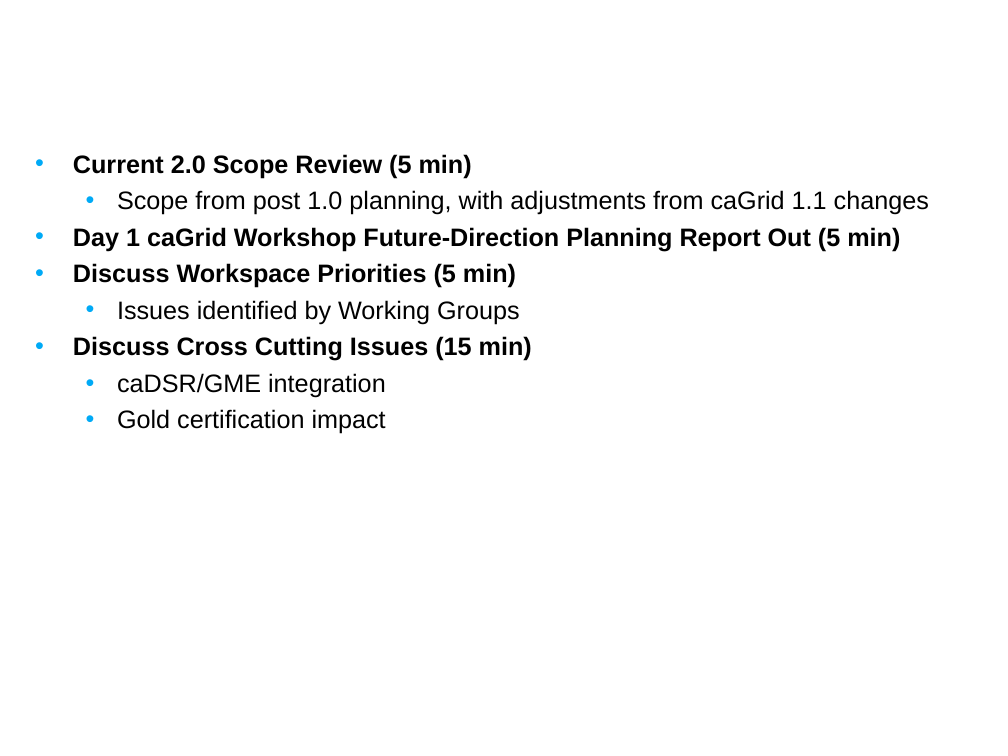
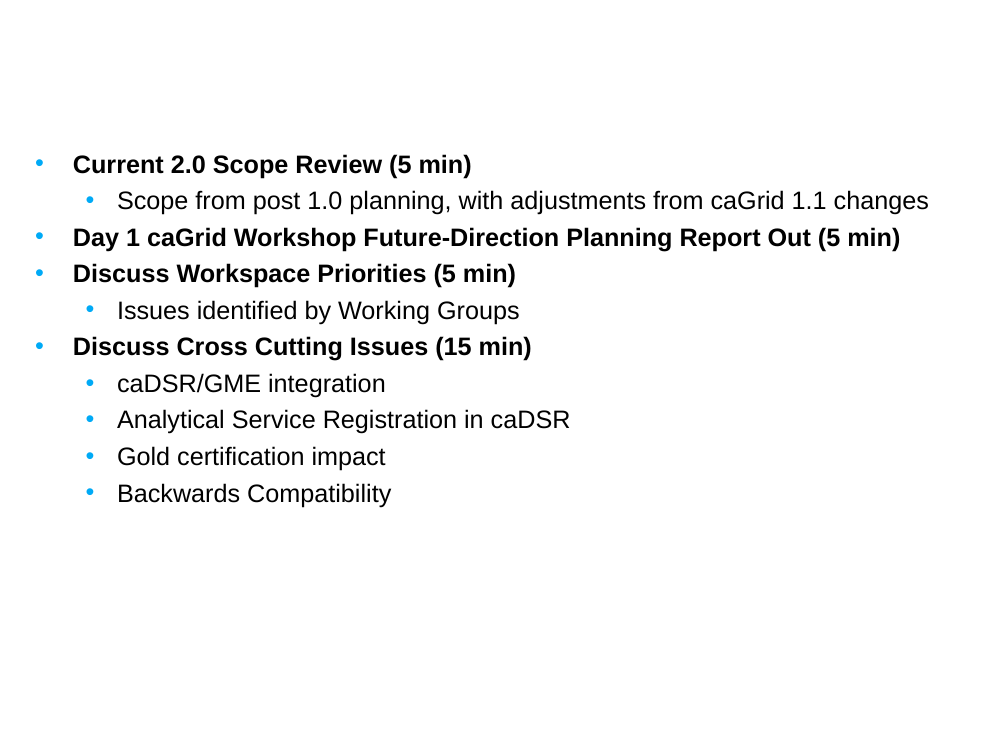
Before and after one commit to NCIP/cagrid-portal, a slide deck: slide 2 of cagrid-1-0/Documentation/presentations/200708_VCDE_ARCH/20070807_Day2_caGrid-2.0_Plans.ppt. Drawn at 1008x756 pixels with LibreOffice and Linux fonts; fonts in the diff are those of the drawing; background and template pictures are left out. Boxes give left, top, right and bottom in pixels: in the first picture for what was removed or moved away, otherwise in the second. Text is boxed around its words. In the diff, an @@ line names an element or a change of style, - is before the commit and + after.

```diff
--- a/cagrid-1-0/Documentation/presentations/200708_VCDE_ARCH/20070807_Day2_caGrid-2.0_Plans.ppt
+++ b/cagrid-1-0/Documentation/presentations/200708_VCDE_ARCH/20070807_Day2_caGrid-2.0_Plans.ppt
@@ text at box(117, 409, 571, 434): paragraph added @@
+  • Analytical Service Registration in caDSR
@@ text at box(117, 483, 391, 507): paragraph added @@
+  • Backwards Compatibility
```
Also in this commit, not shown: 2 other files.
